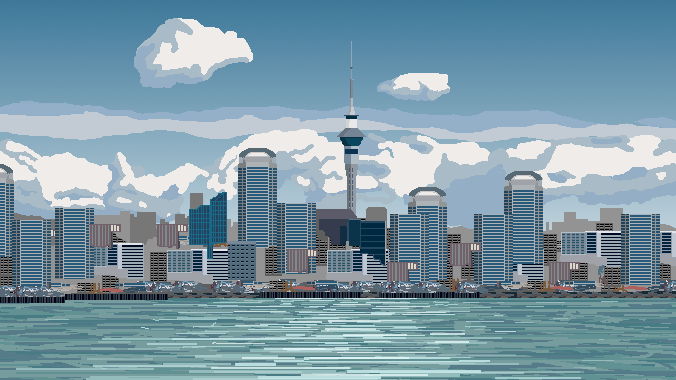
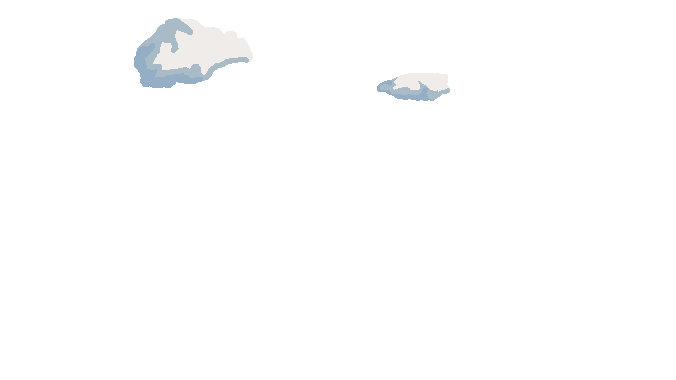
Revision of a layered 676px x 380px image; what changed, layer by layer:
hid "Layer 70" over [0, 41, 676, 303]
hid "water_4" over [93, 298, 676, 379]
hid "water_2" over [81, 298, 596, 380]
hid "Watr" over [0, 208, 676, 380]
hid "Watr copy" over [0, 208, 676, 380]
hid "sky" over [0, 0, 676, 380]
